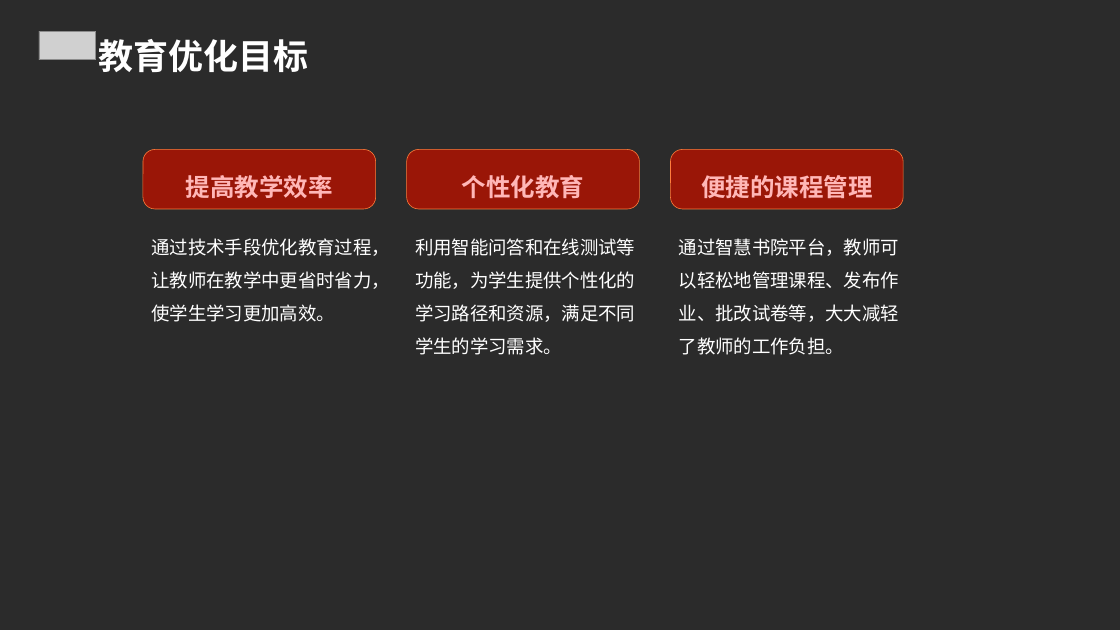
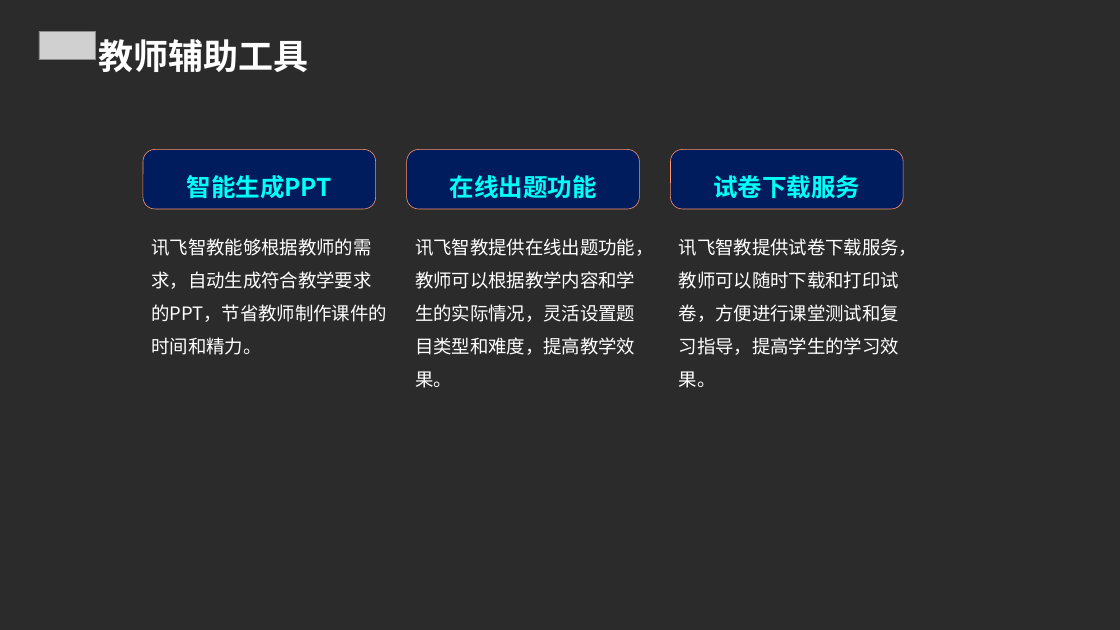
Before and after one commit to FlashLizard/Intelligent_Learning_Platform, a slide deck: slide 5 of src/generate_ppt/generate_ppt/ppttmp.ppt. Drawn at 1120x630 pixels with LibreOffice and Linux fonts; fonts in the diff are those of the drawing; grey boxes stand for pictures; background and template pictures are left out; a plain dark background stands for a picture behind light text. Boxes give left, top, right and bottom in pixels: in the first picture for what was removed or moved away, otherwise in the second. Text is boxed around its words. In the diff, an @@ line names an element or a change of style, - is before the commit and + after.

Commit message:
ppt生成图像识别后端报错，随堂助手ui文本框待完成

```diff
--- a/src/generate_ppt/generate_ppt/ppttmp.ppt
+++ b/src/generate_ppt/generate_ppt/ppttmp.ppt
@@ text at [99, 39, 309, 72]: text changed @@
-教育优化目标
+教师辅助工具
@@ text in rounded rectangle at [187, 175, 333, 198]: text changed; text colour #FFB7B7 to #00FFF8 @@
-提高教学效率
+智能生成PPT
@@ text in rounded rectangle at [450, 175, 597, 198]: text changed; text colour #FFB7B7 to #00FFF8 @@
-个性化教育
+在线出题功能
@@ fill #9A1607 to #001C5C; outline #FF7D3C 0.5 pt to #FE9471 0.5 pt in 3 elements at [143, 150, 376, 209], [407, 150, 639, 209], [670, 150, 903, 209] @@
@@ text in rounded rectangle at [713, 175, 860, 199]: text changed; text colour #FFB7B7 to #00FFF8 @@
-便捷的课程管理
+试卷下载服务
@@ text at [151, 238, 386, 355]: text changed @@
-通过技术手段优化教育过程，让教师在教学中更省时省力，使学生学习更加高效。
+讯飞智教能够根据教师的需求，自动生成符合教学要求的PPT，节省教师制作课件的时间和精力。
@@ text at [415, 238, 653, 388]: text changed @@
-利用智能问答和在线测试等功能，为学生提供个性化的学习路径和资源，满足不同学生的学习需求。
+讯飞智教提供在线出题功能，教师可以根据教学内容和学生的实际情况，灵活设置题目类型和难度，提高教学效果。
@@ text at [679, 238, 917, 388]: text changed @@
-通过智慧书院平台，教师可以轻松地管理课程、发布作业、批改试卷等，大大减轻了教师的工作负担。
+讯飞智教提供试卷下载服务，教师可以随时下载和打印试卷，方便进行课堂测试和复习指导，提高学生的学习效果。
```
Also in this commit, not shown: 10 other slides changed, 17 slides added, 9 slides removed, 17 other files.
